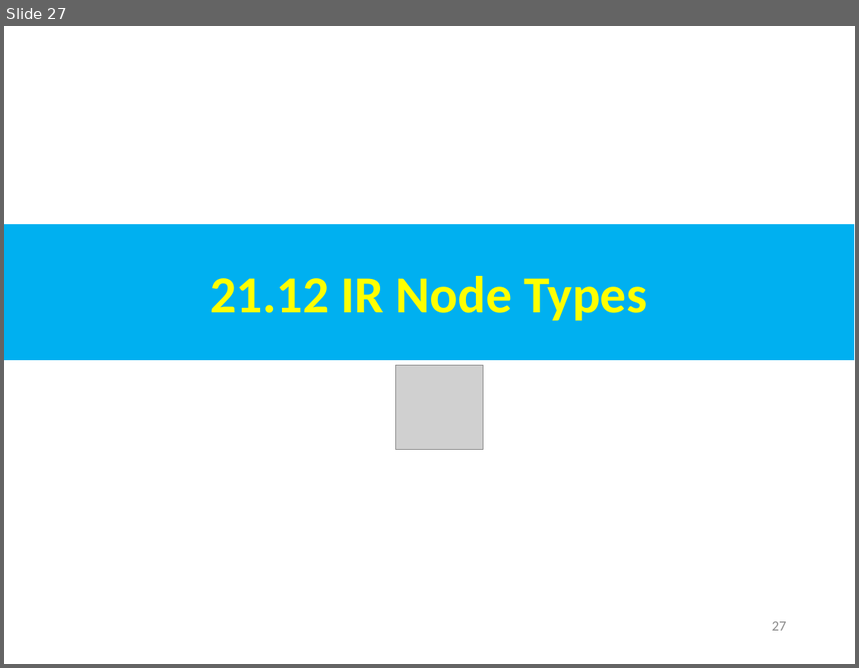
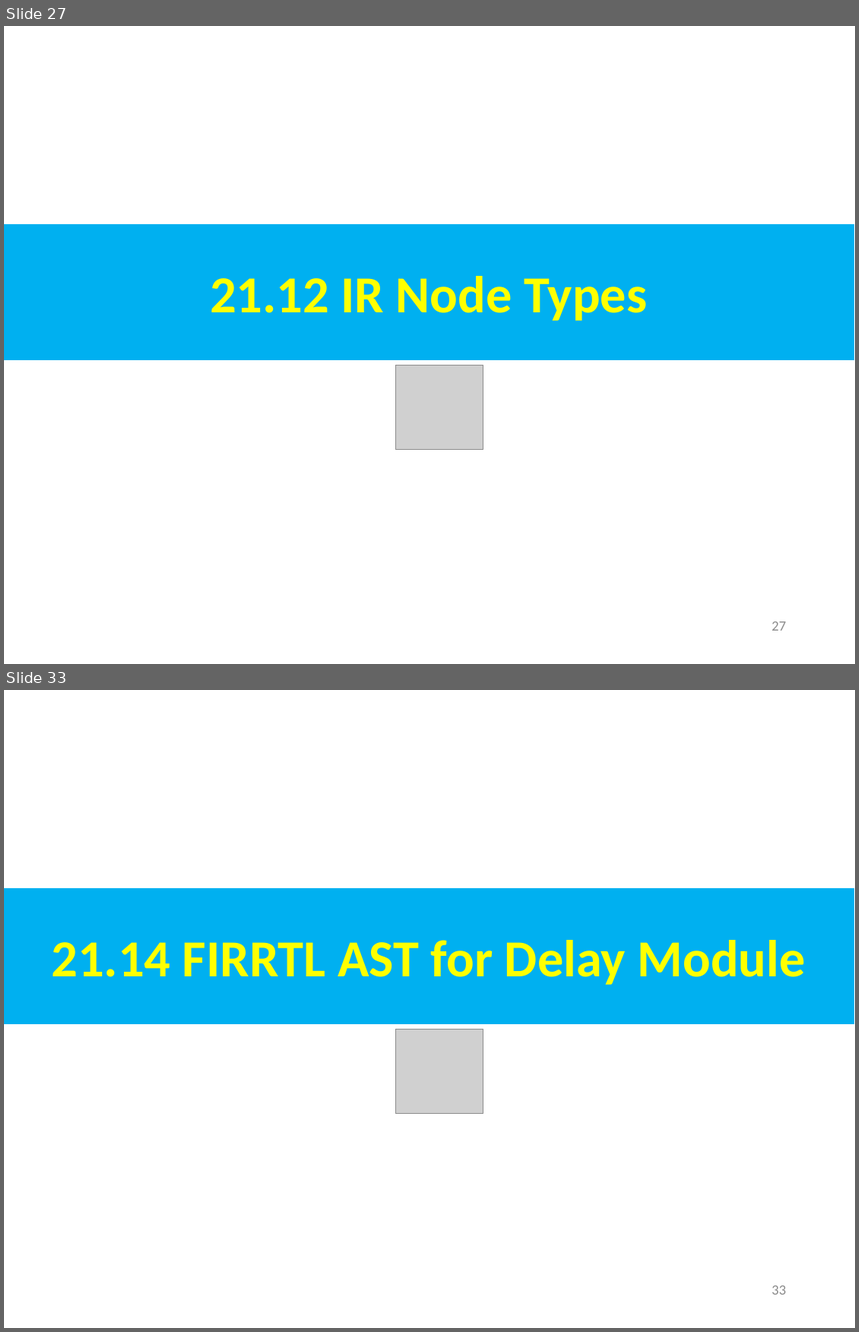
Before and after one commit to peterhchen/AIU_CS800_Chisel, a slide deck: 500_UCSC_HWD/021_FIRRTL/000_Video/021.FIRRTL.ppt. Shown one above the other, each under a label of ours: slide 27 before the commit, slides 27 and 33 after it; the slides between them are not shown. The pictures are 859x668 and 859x1332 pixels, drawn with LibreOffice and Linux fonts; fonts in the diff are those of the drawing; grey boxes stand for pictures. Boxes give left, top, right and bottom in pixels: in the first picture for what was removed or moved away, otherwise in the second. Text is boxed around its words. In the diff, an @@ line names an element or a change of style, - is before the commit and + after.

```diff
--- a/500_UCSC_HWD/021_FIRRTL/000_Video/021.FIRRTL.ppt
+++ b/500_UCSC_HWD/021_FIRRTL/000_Video/021.FIRRTL.ppt
@@ slide 33 added at (4,690,855,1328), background #FFFFFF @@
@@ rectangle added at (4,888,854,1024), fill #00B0F0, 44 pt, text #FFFF00, bold @@
+21.14 FIRRTL AST for Delay Module
@@ picture added at (396,1030,484,1114) @@
@@ page number added at (772,1286,786,1295), 12 pt, text #8B8B8B @@
+33
```
Also in this commit, not shown: 1 slide changed, 21 other slides added.
